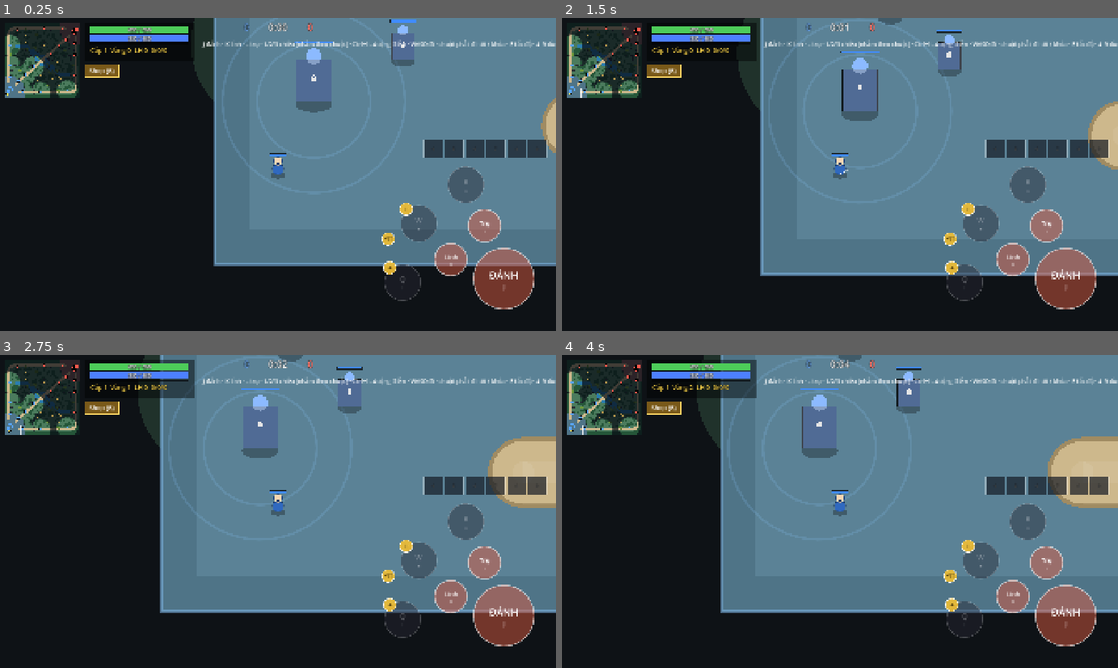
Above: before the commit, frames 1-4 (two rows, left to right).
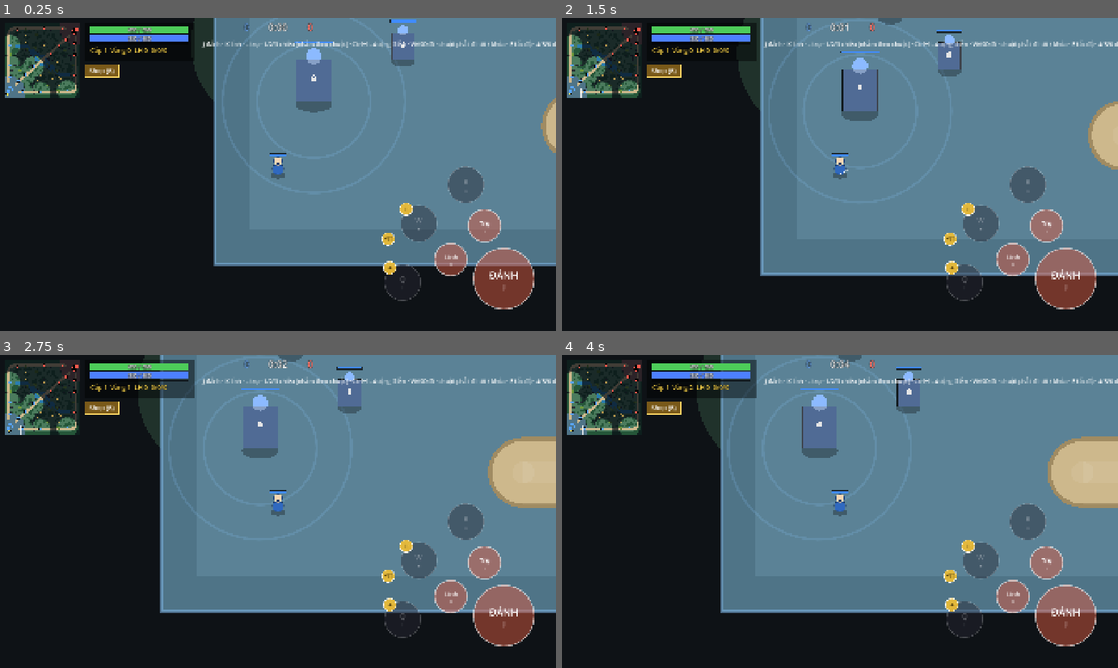
Above: after the commit, the same moments.

Repository: langhoangtien/clash-born-v2
Game: Godot game, scene res://app/match_scene.tscn
The game is run twice, just before and just after one commit, with the same random seed, the same clock (stepped at 60 frames per second) and the same inputs. This scene is started directly instead of the project's main scene.
Inputs (mouse positions are in pixels of both pictures, inside the frame that each line leads up to):
- Up to frame 1 (0.25 s): no input
- Up to frame 2 (1.5 s): tap Enter at 0.5 s; drag from (656, 255) to (895, 105) at 0.52 s; drag from (1023, 237) to (812, 237) at 1.27 s
- Up to frame 3 (2.75 s): move the mouse to (461, 574) at 2.02 s; hold D from 2.03 s (still down); tap 6 at 2.1 s; click (461, 574) at 2.17 s; tap 7 at 2.3 s
- Up to frame 4 (4 s): release D at 2.75 s; drag from (606, 398) to (673, 464) at 2.77 s; drag from (840, 511) to (867, 511) at 3.52 s

The runs differ from the first frame. In frame 1, 1.2% of the frame differs, in the area x 76-100%, y 7-45%; in frame 2, 1.2%; in frame 3, 1.2%; in frame 4, 1.2%.

Commit message:
D-87: nút đồ chủ động ở chỗ phép bổ trợ, bỏ hàng 6 ô
Co-Authored-By: Claude Opus 5.5 <noreply@anthropic.com>
Claude-Session: https://claude.ai/code/session_01U9XXiwXKA4KHDW2xJbUPmE

Diff:
--- a/app/match_scene.gd
+++ b/app/match_scene.gd
@@ -11,7 +11,7 @@
 const ATTACK_KEYS: Array[Key] = [KEY_J, KEY_K, KEY_L]
 const SPEEDS: Array[int] = [1, 2, 4, 8]
 const MENU_SCENE: String = "res://app/main.tscn"
-const HELP: String = "J đánh · K lính · L trụ · 1/2/3 chiêu (nhắm theo chuột) · Ctrl+1..4 cộng điểm · WASD đi · chuột phải: đi tới / khóa · F tốc độ · 4–9 dùng đồ · B shop · F2 ký hiệu map · Esc"
+const HELP: String = "J đánh · K lính · L trụ · 1/2/3 chiêu (nhắm theo chuột) · Ctrl+1..4 cộng điểm · WASD đi · chuột phải: đi tới / khóa · F tốc độ · 4/5/6 dùng đồ · B shop · F2 ký hiệu map · Esc"
 
 @onready var map_view: MapView = $MapView
 @onready var units_view: UnitsView = $UnitsView
@@ -112,7 +112,7 @@
 	minimap.camera_rect = Rect2(camera.position - view_size * 0.5, view_size)
 	match_hud.speed = runner.speed
 	skills.refresh()
-	buff_bar.right_limit = skill_buttons.global_position.x + skill_buttons.skill_center(0).x - SkillButtons.SKILL_RADIUS
+	buff_bar.right_limit = minf(skill_buttons.global_position.x + skill_buttons.skill_center(0).x - SkillButtons.SKILL_RADIUS, skills.items.left_edge())
 	if world.winner >= 0 and result == null:
 		_show_result()
 
--- a/app/skill_controls.gd
+++ b/app/skill_controls.gd
@@ -78,26 +78,26 @@
 
 
 ## Phím: 1/2/3 tung vào con trỏ; Ctrl + 1..4 nâng điểm. Trả về true nếu đã xử lý.
-## Ô đồ: [tên tắt, giây hồi, số lần dùng, chủ động, dùng được] (ItemButtons).
+## D-87: chỉ món chủ động có nút, theo thứ tự ô: [ô, tên tắt, giây hồi, số lần dùng, dùng được].
 func _refresh_items() -> void:
-	var list: Array[ItemInstance] = Items.slots(hero)
-	for i: int in range(Items.SLOTS):
-		var it: ItemInstance = list[i]
-		if it == null:
-			items.item_view[i] = []
+	var view: Array = []
+	for it: ItemInstance in Items.slots(hero):
+		if it == null or it.ability == null or it.def.ability.targeting == AbilityDef.Targeting.PASSIVE:
 			continue
 		var a: AbilityInstance = it.ability
-		var active: bool = a != null and a.def.targeting != AbilityDef.Targeting.PASSIVE
-		var cd: float = maxf(0.0, (a.ready_tick - world.tick) * SimClock.TICK_SECONDS) if a != null else 0.0
-		var ok: bool = active and Abilities.problem(world, hero, a) == Abilities.Problem.NONE
-		items.item_view[i] = [ItemButtons.short_name(it.def.display_name), cd, it.charges if it.def.charges > 0 else -1, active, ok]
+		var cd: float = maxf(0.0, (a.ready_tick - world.tick) * SimClock.TICK_SECONDS)
+		var ok: bool = Abilities.problem(world, hero, a) == Abilities.Problem.NONE
+		view.append([it.index, ItemButtons.short_name(it.def.display_name), cd, it.charges if it.def.charges > 0 else -1, ok])
+	items.item_view = view
 	items.queue_redraw()
 
 
 func handle_key(key: InputEventKey, cursor: Vector2) -> bool:
-	var item_key: int = [KEY_4, KEY_5, KEY_6, KEY_7, KEY_8, KEY_9].find(key.keycode)
-	if item_key >= 0 and not key.ctrl_pressed:
-		input.press_skill_at(Items.SLOT_BASE + item_key, cursor)  # ITM-07: phím 4–9
+	var item_key: int = [KEY_4, KEY_5, KEY_6].find(key.keycode)
+	if item_key >= 0 and not key.ctrl_pressed and items != null:
+		var slot: int = items.slot_for_button(item_key)  # D-87: phím 4/5/6 = nút đồ chủ động thứ 1/2/3
+		if slot >= 0:
+			input.press_skill_at(Items.SLOT_BASE + slot, cursor)
 		return true
 	var index: int = [KEY_1, KEY_2, KEY_3, KEY_4].find(key.keycode)
 	if index < 0:
--- a/tests/view/test_item_buttons.gd
+++ b/tests/view/test_item_buttons.gd
@@ -1,20 +1,25 @@
 extends TestCase
-## M6.5a: hàng ô đồ trên HUD (ITM-01, ITM-07).
+## D-87: nút đồ chủ động ở chỗ phép bổ trợ (bên trái ô Q), tối đa 3 nút, đồ bị động không có nút.
 
 
-func test_ITM_07_item_buttons_tap_only_active_ready_slots() -> void:
+func test_D_87_active_item_buttons_left_of_q() -> void:
 	var b: ItemButtons = ItemButtons.new()
 	b.size = Vector2(1920, 1080)
 	var got: Array[int] = []
 	b.item_tapped.connect(func(i: int) -> void: got.append(i))
-	b.item_view = [["GH", 0.0, -1, true, true], ["BC", 0.0, -1, false, false], [], [], [], []]
-	for i: int in range(3):
+	b.item_view = [[2, "GH", 0.0, -1, true], [4, "BL", 5.0, 1, false]]
+	var q: Vector2 = b.size - ItemButtons.MAIN_OFFSET + Vector2.from_angle(deg_to_rad(ItemButtons.Q_ANGLE)) * ItemButtons.Q_DISTANCE
+	assert_true(b.button_center(0).x < q.x and b.button_center(1).x < b.button_center(0).x, "xếp sang trái ô Q")
+	for k: int in range(2):
 		var ev: InputEventScreenTouch = InputEventScreenTouch.new()
 		ev.pressed = true
-		ev.position = b.slot_rect(i).get_center()
+		ev.position = b.button_center(k)
 		b._gui_input(ev)
-	assert_eq(got, [0], "chỉ ô có món chủ động dùng được mới báo")
-	assert_eq(b.slot_at(b.slot_rect(5).get_center()), 5)
-	assert_eq(b.slot_at(Vector2(10, 10)), -1)
+	assert_eq(got, [2], "nút báo chỉ số ô đồ; nút đang hồi không báo")
+	assert_eq(b.slot_for_button(1), 4)
+	assert_eq(b.slot_for_button(2), -1)
+	assert_near(b.left_edge(), b.button_center(1).x - ItemButtons.RADIUS, 0.01)
+	b.item_view = []
+	assert_eq(b.left_edge(), INF)
 	assert_eq(ItemButtons.short_name("Gậy Hồn Ma"), "GH")
 	b.free()
--- a/view/hud/item_buttons.gd
+++ b/view/hud/item_buttons.gd
@@ -1,64 +1,79 @@
 class_name ItemButtons
 extends Control
-## Hàng 6 ô đồ phía trên cụm nút chiêu (M6.5a, ITM-01). Ô có món chủ động: chạm để dùng
-## (tự nhắm như chạm nút chiêu). Hiện tên tắt, giây hồi, số lần dùng. Chỉ báo bằng tín hiệu.
+## Nút đồ chủ động (D-87): chỉ món có thể kích hoạt mới có nút, tối đa MAX nút tròn ở hàng dưới
+## bên trái ô Q — chỗ phép bổ trợ (tốc biến, bộc phá) của Liên Quân. Chạm để dùng (tự nhắm như
+## nút chiêu). Đồ bị động không có nút. Chỉ báo bằng tín hiệu.
 
-const SIDE: float = 64.0
-const GAP: float = 8.0
-## Góc trên trái của hàng, tính từ góc dưới phải khung.
-const OFFSET: Vector2 = Vector2(6 * (64.0 + 8.0) + 24.0, 660.0)
+const MAX: int = 3
+const RADIUS: float = 46.0
+const SPACING: float = 112.0
+## Cùng bố cục với SkillButtons: tâm nút ĐÁNH cách góc dưới phải MAIN_OFFSET, ô Q ở góc Q_ANGLE.
+const MAIN_OFFSET: Vector2 = Vector2(180, 180)
+const Q_ANGLE: float = 178.0
+const Q_DISTANCE: float = 350.0
+const DROP: float = 28.0
 
+## Chỉ số ô đồ (0..5) của món ở nút k.
 signal item_tapped(index: int)
 
-## APP đặt mỗi khung, mỗi ô: [] nếu trống, hoặc [tên tắt, giây hồi, số lần dùng (-1 = không), chủ động, dùng được].
-var item_view: Array = [[], [], [], [], [], []]
+## APP đặt mỗi khung, mỗi nút một món chủ động theo thứ tự ô: [chỉ số ô, tên tắt, giây hồi, số lần dùng (-1 = không), dùng được].
+var item_view: Array = []
 
 
-func slot_rect(i: int) -> Rect2:
-	var origin: Vector2 = size - OFFSET
-	return Rect2(origin + Vector2(i * (SIDE + GAP), 0), Vector2(SIDE, SIDE))
+func button_center(k: int) -> Vector2:
+	var q: Vector2 = size - MAIN_OFFSET + Vector2.from_angle(deg_to_rad(Q_ANGLE)) * Q_DISTANCE
+	return q + Vector2(-(k + 1) * SPACING, DROP)
 
 
-func slot_at(local: Vector2) -> int:
-	for i: int in range(6):
-		if slot_rect(i).has_point(local):
-			return i
+func button_at(local: Vector2) -> int:
+	for k: int in range(mini(item_view.size(), MAX)):
+		if local.distance_to(button_center(k)) <= RADIUS:
+			return k
 	return -1
 
 
+## Mép trái của cụm nút (để hàng buff/debuff không đè lên), INF nếu không có nút nào.
+func left_edge() -> float:
+	var n: int = mini(item_view.size(), MAX)
+	return INF if n == 0 else button_center(n - 1).x - RADIUS
+
+
 func _has_point(point: Vector2) -> bool:
-	return slot_at(point) >= 0
+	return button_at(point) >= 0
+
+
+## PC: phím 4/5/6 = nút thứ k; trả về chỉ số ô đồ hoặc -1.
+func slot_for_button(k: int) -> int:
+	return item_view[k][0] if k >= 0 and k < mini(item_view.size(), MAX) else -1
 
 
 func _gui_input(event: InputEvent) -> void:
-	var pressed: bool = (event is InputEventScreenTouch and (event as InputEventScreenTouch).pressed) \
-		or (event is InputEventMouseButton and (event as InputEventMouseButton).pressed and (event as InputEventMouseButton).button_index == MOUSE_BUTTON_LEFT)
-	if pressed:
-		var i: int = slot_at((event as InputEventFromWindow).position if event is InputEventMouseButton else (event as InputEventScreenTouch).position)
-		if i >= 0 and item_view[i].size() > 0 and item_view[i][3]:
-			item_tapped.emit(i)
+	var at: Vector2 = Vector2.INF
+	if event is InputEventScreenTouch and (event as InputEventScreenTouch).pressed:
+		at = (event as InputEventScreenTouch).position
+	elif event is InputEventMouseButton and (event as InputEventMouseButton).pressed and (event as InputEventMouseButton).button_index == MOUSE_BUTTON_LEFT:
+		at = (event as InputEventMouseButton).position
+	if at.is_finite():
+		var k: int = button_at(at)
+		if k >= 0 and item_view[k][4]:
+			item_tapped.emit(item_view[k][0])
 		accept_event()
 
 
 func _draw() -> void:
 	var font: Font = ThemeDB.fallback_font
-	for i: int in range(6):
-		var r: Rect2 = slot_rect(i)
-		var view: Array = item_view[i]
-		draw_rect(r, Color(0.08, 0.1, 0.14, 0.7))
-		draw_rect(r, Color(1, 1, 1, 0.35), false, 2.0)
-		if view.is_empty():
-			_label(font, r.get_center(), str(i + 4), 16, Color(1, 1, 1, 0.25))
-			continue
-		var active: bool = view[3]
+	for k: int in range(mini(item_view.size(), MAX)):
+		var c: Vector2 = button_center(k)
+		var view: Array = item_view[k]
 		var ready: bool = view[4]
-		draw_rect(r.grow(-3), Color(0.25, 0.4, 0.6, 0.8) if active and ready else Color(0.22, 0.24, 0.3, 0.8))
-		_label(font, r.get_center() - Vector2(0, 6), view[0], 18, Color.WHITE)
-		if view[1] > 0.0:
-			_label(font, r.get_center() + Vector2(0, 16), "%d" % ceili(view[1]), 18, Color(1, 0.85, 0.3))
-		if view[2] >= 0:
-			_label(font, r.position + Vector2(SIDE - 10, SIDE - 10), str(view[2]), 14, Color(1, 1, 0.6))
-		_label(font, r.position + Vector2(9, 10), str(i + 4), 12, Color(1, 1, 1, 0.5))
+		draw_circle(c, RADIUS, Color(0.55, 0.4, 0.15, 0.75) if ready else Color(0.2, 0.2, 0.24, 0.6))
+		draw_arc(c, RADIUS, 0, TAU, 32, Color(1, 0.85, 0.4, 0.9 if ready else 0.35), 3.0, true)
+		_label(font, c - Vector2(0, 6), view[1], 20, Color.WHITE)
+		if view[2] > 0.0:
+			_label(font, c + Vector2(0, 18), "%d" % ceili(view[2]), 18, Color(1, 0.85, 0.3))
+		if view[3] >= 0:
+			_label(font, c + Vector2(RADIUS * 0.7, RADIUS * 0.7), str(view[3]), 16, Color(1, 1, 0.6))
+		_label(font, c + Vector2(0, -RADIUS - 12), str(k + 4), 14, Color(1, 1, 1, 0.5))
 
 
 func _label(font: Font, center: Vector2, text: String, font_size: int, color: Color) -> void:
Not shown, changed: docs/DECISIONS.md
Not shown, changed: docs/ROADMAP.md
